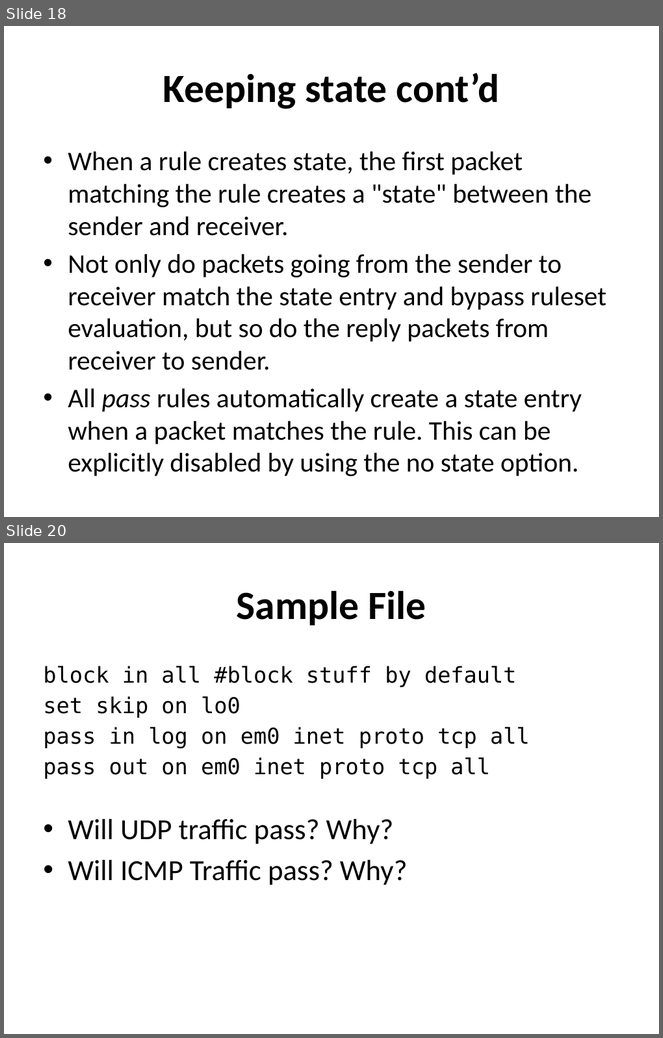
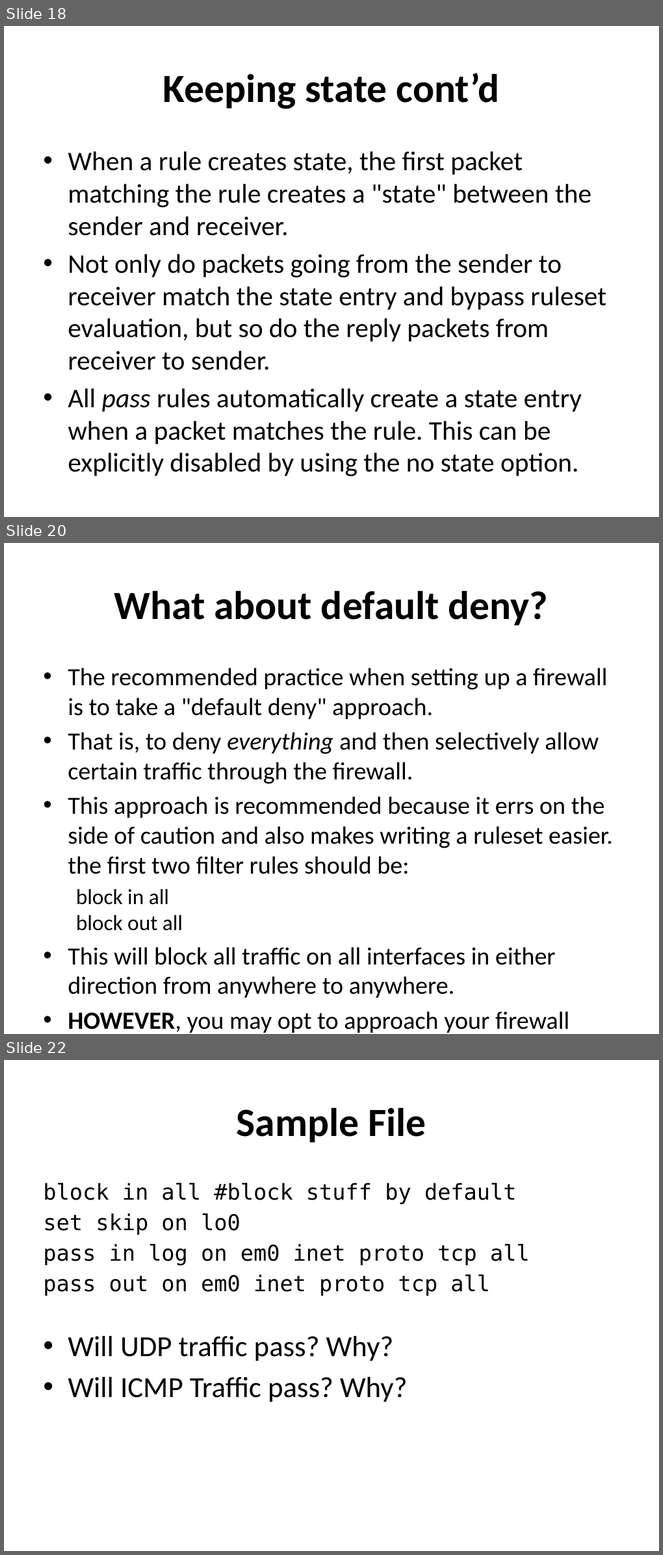
Before and after one commit to afnog/sse, a slide deck: firewalls/Firewalling in FreeBSD-v1.pptx. Shown one above the other, each under a label of ours: slides 18 and 20 before the commit, slides 18, 20 and 22 after it; the slides between them are not shown. The pictures are 663x1038 and 663x1555 pixels, drawn with LibreOffice and Linux fonts; fonts in the diff are those of the drawing. Boxes give left, top, right and bottom in pixels: in the first picture for what was removed or moved away, otherwise in the second. Text is boxed around its words. In the diff, an @@ line names an element or a change of style, - is before the commit and + after.

```diff
--- a/firewalls/Firewalling in FreeBSD-v1.pptx
+++ b/firewalls/Firewalling in FreeBSD-v1.pptx
@@ slide 20 added at box(4, 543, 659, 1034), background #FFFFFF @@
@@ title added at box(114, 590, 549, 626), 44 pt, text #000000, bold @@
+What about default deny?
@@ text added at box(68, 668, 613, 1033), 27.2 pt, text #000000 @@
+• The recommended practice when setting up a firewall is to take a "default deny" approach.
+• That is, to deny everything and then selectively allow certain traffic through the firewall.
+• This approach is recommended because it errs on the side of caution and also makes writing a ruleset easier. the first two filter rules should be:
+  block in all
+  block out all
+• This will block all traffic on all interfaces in either direction from anywhere to anywhere.
+• HOWEVER, you may opt to approach your firewall rules differently depending on the scenario
@@ what was slide 20 is now slide 22 @@
```
Also in this commit, not shown: 5 slides changed.
